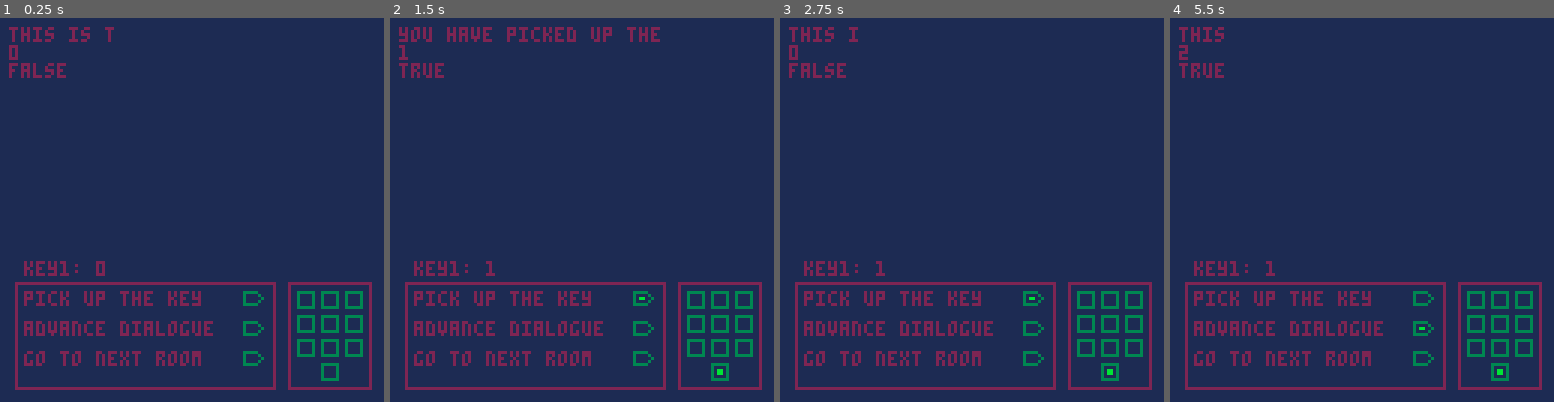
Above: before the commit, frames 1-4 (left to right).
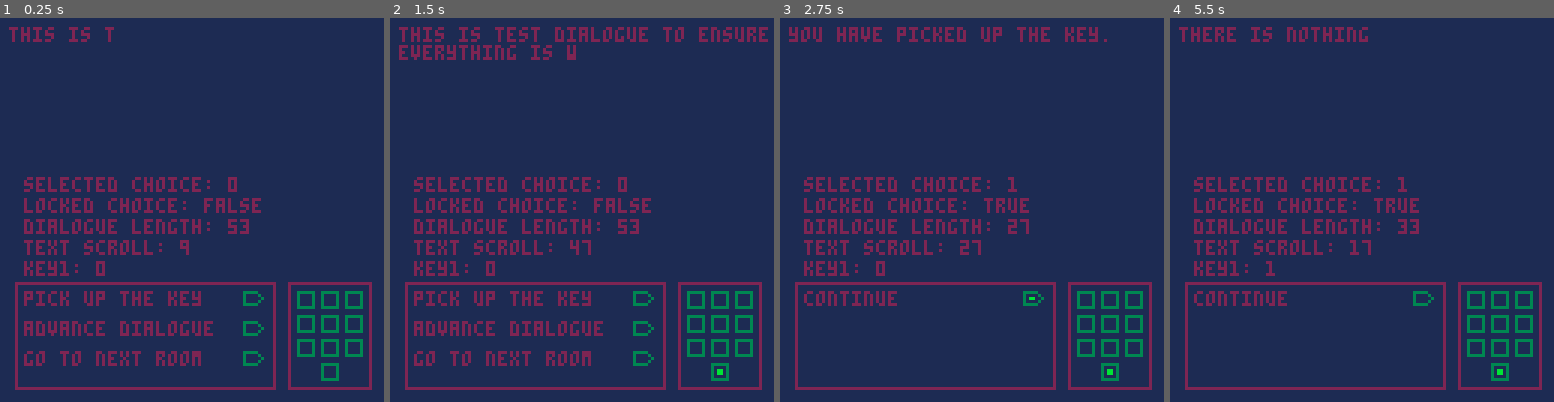
Above: after the commit, the same moments.

Repository: NeoTheSilent/A-Forgotten-Journal
Game: PICO-8 cartridge evastory.p8
Two runs of this game, one before a commit and one after it. Both use one fixed random seed, a clock stepped at 60 frames per second and the inputs below.
Inputs:
- Up to frame 1 (0.25 s): no input
- Up to frame 2 (1.5 s): tap O (Z key) at 0.7 s
- Up to frame 3 (2.75 s): tap O (Z key) at 1.7, 2.1, 2.5 s; hold Up 2.15-2.42 s
- Up to frame 4 (5.5 s): tap O (Z key) every 0.4 s from 2.9 to 5.3 s; hold Down 3.63-3.97 s; hold Up 4.73-5.03 s

The runs differ from the first frame. In frame 1, 3.7% of the frame differs, in the area x 2-68%, y 7-62%; in frame 2, 6.0%; in frame 3, 7.6%, in the area x 2-86%, y 2-91%; in frame 4, 6.8%.

Commit message:
v1.1
Added better BugFixing options, cleaned up a lot of the bloat. You can't skip through dialogue, you have to wait for it to complete before you're given a selection. This is represented as the blinking arrow not blinking until the dialogue completes. Added more for events, simplified dialogue handling. More complex dialogue options, such as room dialogue being in multiple parts will be handled next.

Diff:
--- a/evastory.p8
+++ b/evastory.p8
@@ -3,6 +3,8 @@
 __lua__
 --default functions
 function _init()
+		//if i need to bugtest
+		bugtesting = true
 		//info for the player
 		player = {}
 			 player.item1 = 0
@@ -33,6 +35,7 @@
 				 {
 							dialogue = {
 									"this is test dialogue to ensure\neverything is working",
+									"this should appear next to ensure\ni can have multiple strings."
 							},
 							choice = {
 									"pick up the key",
@@ -40,10 +43,15 @@
 									"go to next room"
 							},
 							followupchoice = {
-									{"you have picked up the key."},
+									{
+									"you have picked up the key.",
+									"there is nothing left to pick up."
+									},
 									{"this is more test dialogue"},
-									{"you move to the next room.",
-									"the door is locked"}
+									{
+									"you move to the next room.",
+									"the door is locked"
+									}
 							}
 					},
 					//room 3 information
@@ -93,11 +101,16 @@
 							choice = {"nothing"}
 					},
 		}
+	 --[[
+	 the initial dialogue that should be displayed
+	 we're putting it here due to necessity
+		]]--
+		currentdialogue = story[player.room].dialogue[1]
 end
 
 function _update()
 		//scrolling, we use #string to see length
-		if textscroll < #story[player.room].dialogue[1]
+		if textscroll < #currentdialogue
 		then
 				textscroll+=1
 		end
@@ -153,8 +166,7 @@
 		}
 		//holder for room ui
 		rect(96,88,123,123,2)
-		//holder for trigger ui
-		print("key1: "..triggers.key,8,81)
+
 		//dialogue ui
 		rect(5,88,91,123,2)
 		//using this to place a grid from the info in room
@@ -204,30 +216,46 @@
 				]]--
 				if events(player.room,selectedchoice,1)
 				then
-						print(sub(item.followupchoice[dialogueselection][1],1,textscroll),3,3)
+						currentdialogue = item.followupchoice[dialogueselection][1]
 				else
-						print(sub(item.followupchoice[dialogueselection][2],1,textscroll),3,3)
+						currentdialogue = item.followupchoice[dialogueselection][2]
 				end
 		else
-				print(sub(item.dialogue[1],1,textscroll),3,3)
-		end
+				currentdialogue = item.dialogue[1]
+		end
+		displaydialogue(currentdialogue)
+
 
 		//only for testing
-		print(selectedchoice)
-		print(lockchoice)
-
-		//we create all possible buttons
-		for i = 1, #item.choice+1 do
-				//creating buttons
-				if item.choice[i]
-				then
-		  		print(item.choice[i],8,81+(i*10))
-		  		currentsel(i,80,79+(i*10))
-				end
-		end
+		if bugtesting
+		then
+				print("selected choice: "..selectedchoice,8,53)
+				print("locked choice: "..tostr(lockchoice),8,60)
+				print("dialogue length: "..#currentdialogue,8,67)
+				print("text scroll: "..textscroll,8,74)
+				print("key1: "..triggers.key,8,81)
+		end
+
+		if not lockchoice
+		then
+				//we create all possible buttons
+				for i = 1, #item.choice+1 do
+						//creating buttons
+						if item.choice[i]
+						then
+				  		print(item.choice[i],8,81+(i*10))
+				  		currentsel(i,80,79+(i*10),textscroll == #currentdialogue)
+						end
+				end
+		else
+				print("continue",8,91)
+				currentsel(dialogueselection,80,89,textscroll == #currentdialogue)
+		end
+
 
 		//making button functionality
-		if btnp(4) then
+		if btnp(4) and textscroll == #currentdialogue
+		then
 				//reset the text scroll for new dialogue
 				textscroll = 0
 				--[[ we run a check: if selection is 0, it means
@@ -268,8 +296,16 @@
 		end
 end
 
-function currentsel(currentselect,x,y)
-		if currentselect == dialogueselection
+//help show off the correct selection
+function currentsel(currentselect,x,y,tf)
+		--[[
+		we're running two checks:
+		is this the current selection
+		is the dialogue finished displaying
+		if both are correct, then we will make it blink
+		otherwise, we display normally
+		]]--
+		if (currentselect == dialogueselection) and (tf == true)
 		then
 				spr(selectionspr[swapblinkstate],x,y)
 		else
@@ -277,6 +313,10 @@
 		end
 end
 
+function displaydialogue(dial,cond)
+
+		print(sub(dial,1,textscroll),3,3)
+end
 -->8
 --event tracker
 
@@ -325,7 +365,22 @@
 		then
 				if choice == 1
 				then
-						triggers.key = 1
+						//did we pick-up the key
+						if triggers.key == 0
+						then
+								//we see if we're just checking if we have the key
+								if check == 1
+								then
+										//we tell the dialogue we can pick up the key
+										return true
+								else
+										//we use the key
+										triggers.key = 1
+								end
+						else
+								//we already have the key
+								return false
+						end
 				elseif choice == 2
 				then
 				--[[
